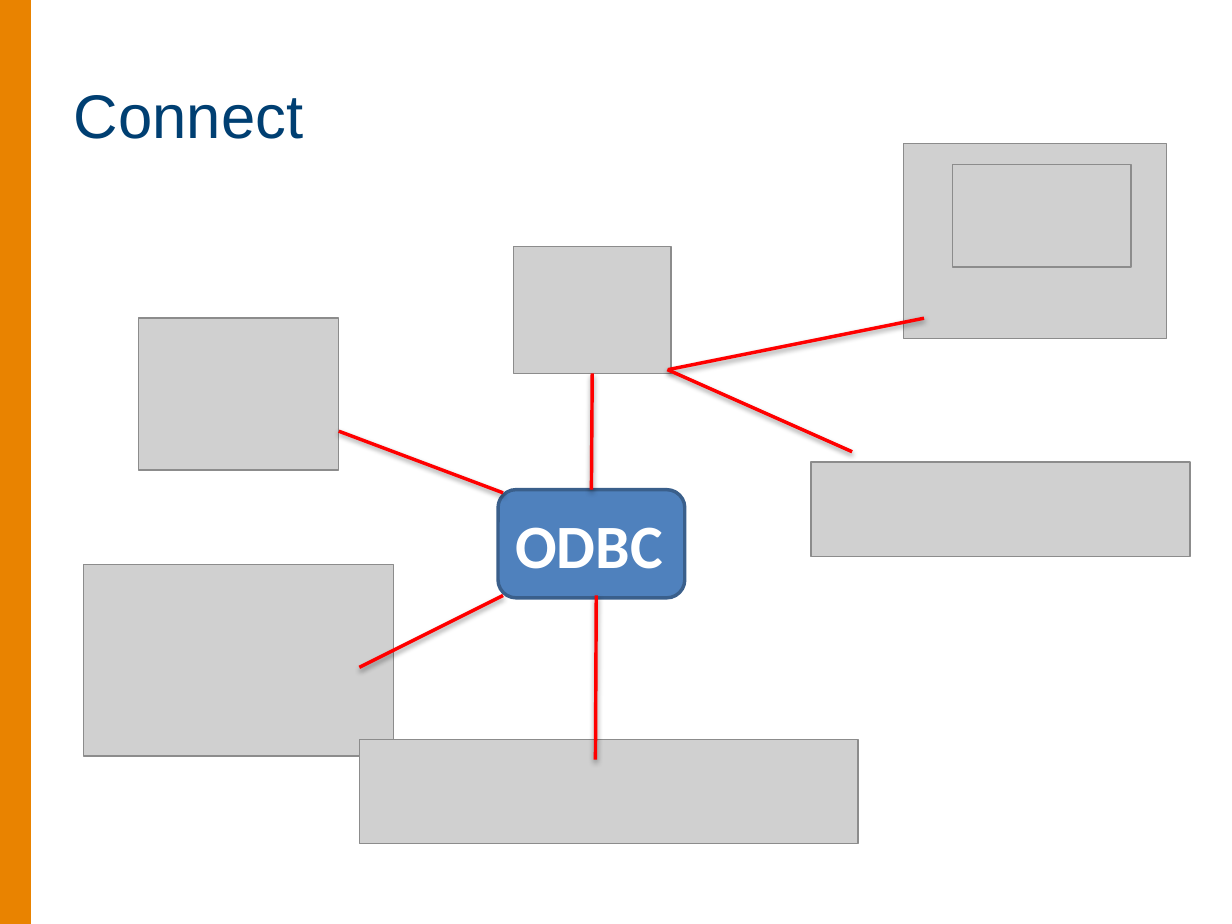
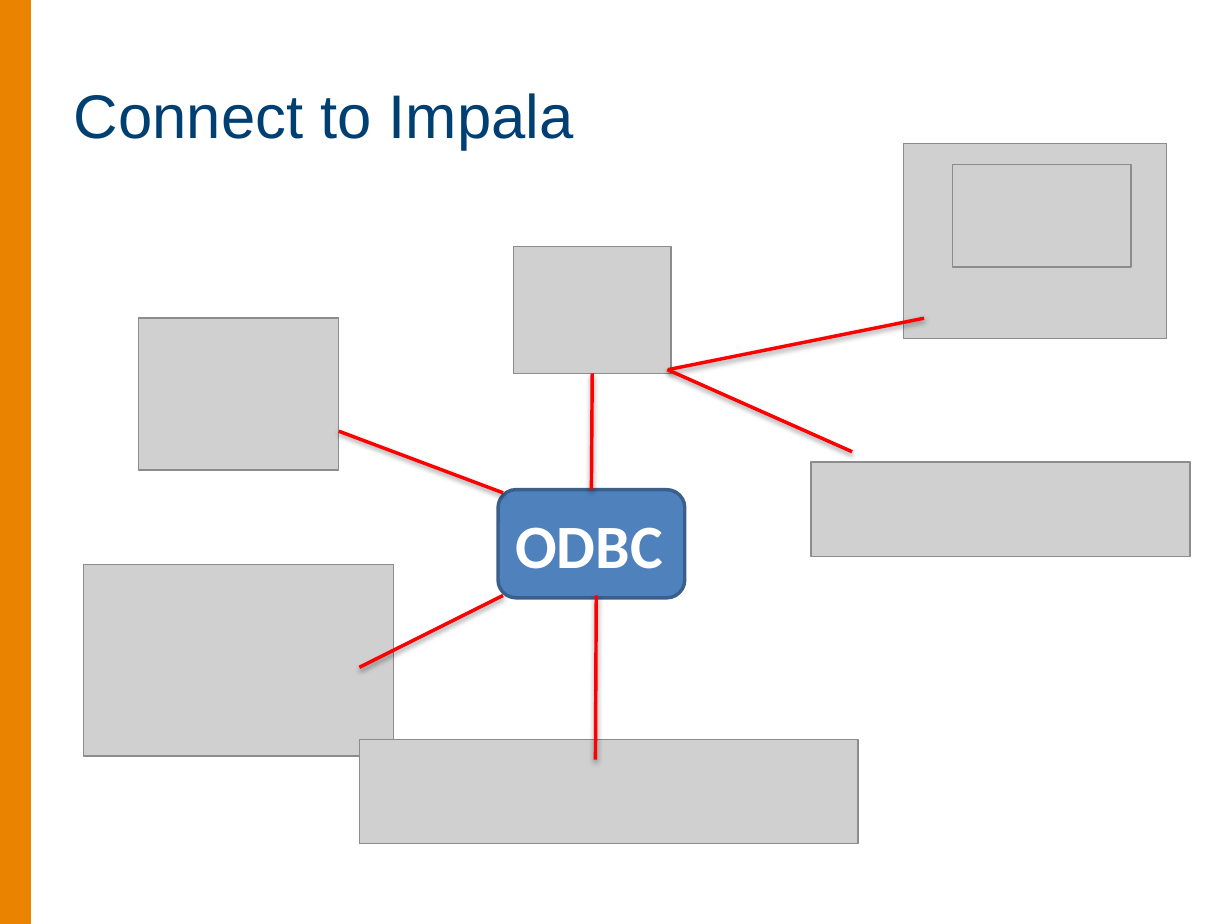
Before and after one commit to summerela/impala_scripts, a slide deck: slide 31 of training/ITMI_Impala_Training_2015.pptx (slide 30 before the commit). Drawn at 1232x924 pixels with LibreOffice and Linux fonts; fonts in the diff are those of the drawing; grey boxes stand for pictures; background and template pictures are left out. Boxes give left, top, right and bottom in pixels: in the first picture for what was removed or moved away, otherwise in the second. Text is boxed around its words. In the diff, an @@ line names an element or a change of style, - is before the commit and + after.

```diff
--- a/training/ITMI_Impala_Training_2015.pptx
+++ b/training/ITMI_Impala_Training_2015.pptx
@@ title at (74,93,574,150): text changed @@
-Connect
+Connect to Impala
```
Also in this commit, not shown: 6 other slides changed, 5 slides added, 5 slides removed, 4 other files.
